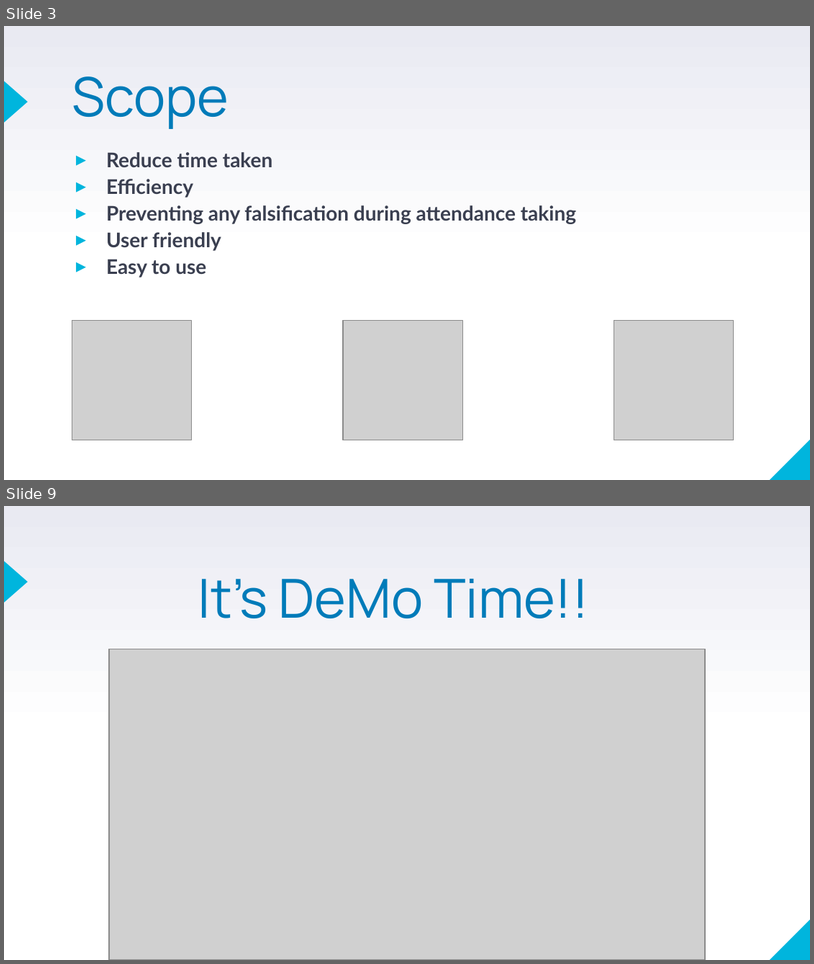
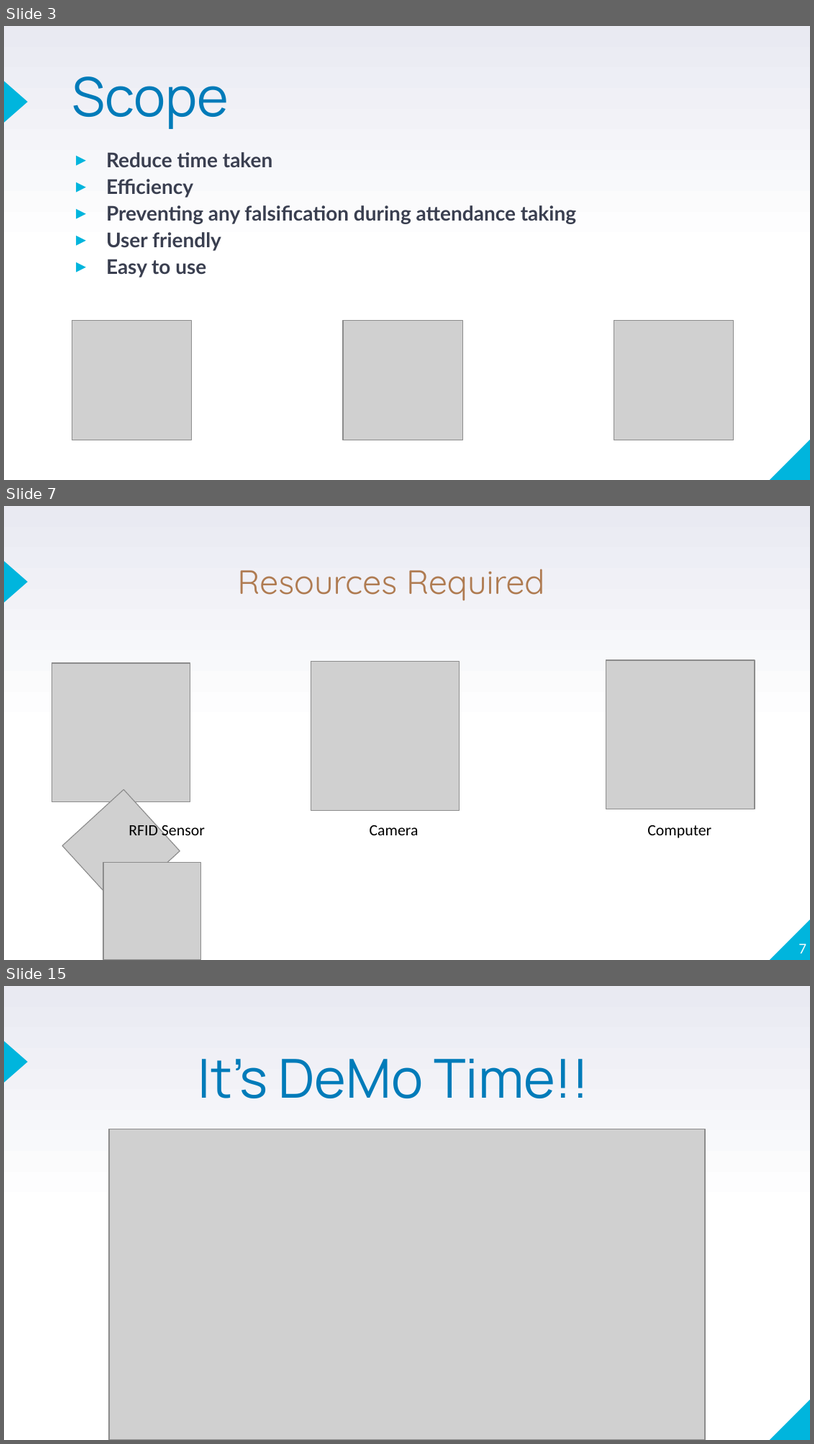
Before and after one commit to NotConfident/FaceRecognitionProject, a slide deck: P1 Project Presentation .pptx. Shown one above the other, each under a label of ours: slides 3 and 9 before the commit, slides 3, 7 and 15 after it; the slides between them are not shown. The pictures are 814x964 and 814x1444 pixels, drawn with LibreOffice and Linux fonts; fonts in the diff are those of the drawing; grey boxes stand for pictures. Boxes give left, top, right and bottom in pixels: in the first picture for what was removed or moved away, otherwise in the second. Text is boxed around its words. In the diff, an @@ line names an element or a change of style, - is before the commit and + after.

```diff
--- a/P1 Project Presentation .pptx
+++ b/P1 Project Presentation .pptx
@@ slide 7 added at box(4, 506, 810, 960), background gradient #FFFFFF to #E9EAF2; not listed: 2 template elements that a slide beside it also shows @@
@@ title added at box(237, 569, 545, 601), 30 pt, text #AF7B51 @@
+Resources Required
@@ picture added at box(52, 663, 190, 802) @@
@@ picture added at box(311, 661, 460, 810) @@
@@ picture added at box(607, 660, 756, 809) @@
@@ picture added at box(62, 790, 180, 907) @@
@@ text added at box(129, 822, 205, 840), 14 pt, text #000000 @@
+RFID Sensor
@@ text added at box(370, 825, 419, 835), 14 pt, text #000000 @@
+Camera
@@ text added at box(648, 825, 712, 838), 14 pt, text #000000 @@
+Computer
@@ picture added at box(103, 862, 201, 960) @@
@@ page number added at box(799, 943, 807, 953), 12 pt, text #FFFFFF @@
+7
@@ what was slide 9 is now slide 15 @@
```
Also in this commit, not shown: 6 slides changed, 5 other slides added.
